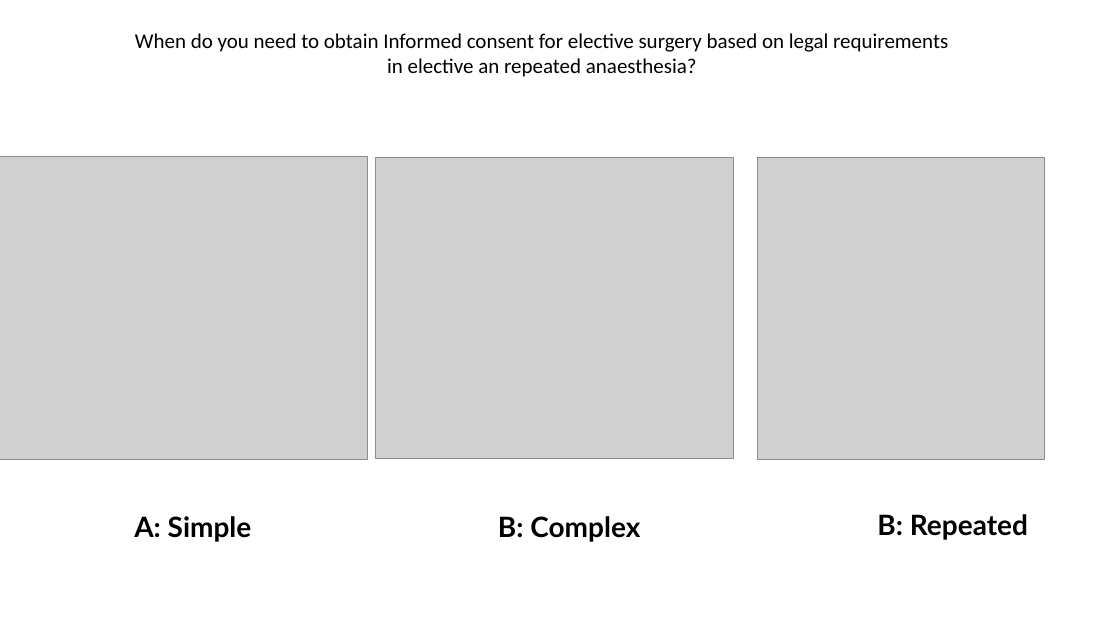
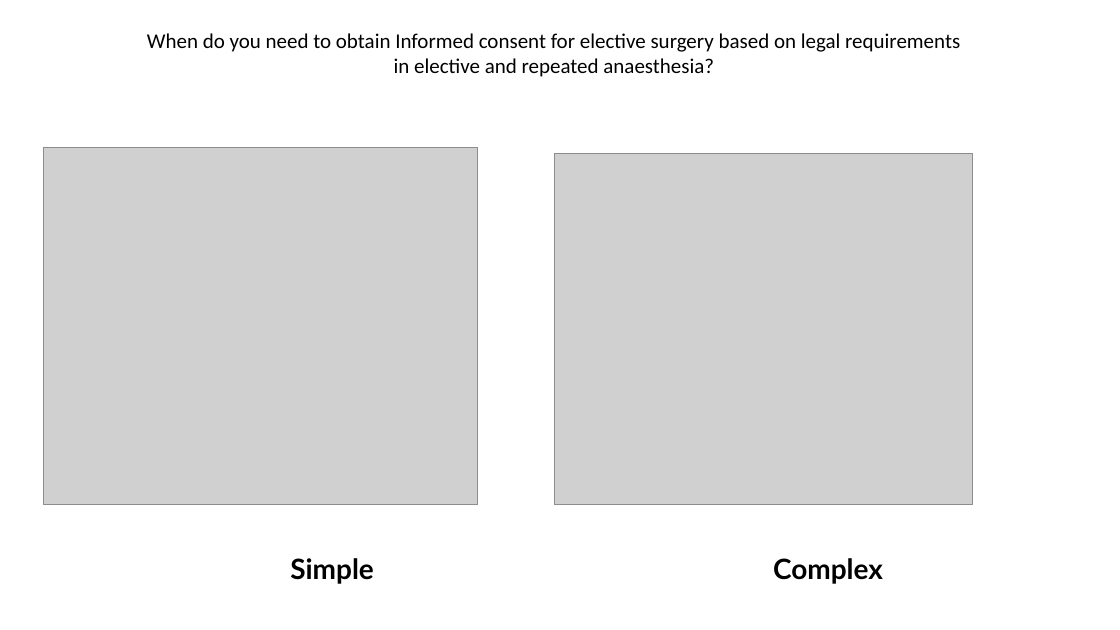
Before and after one commit to GrigorijSchleifer/EJA-ESAIC-survey, a slide deck: slide 3 of Plots.pptx (slide 2 before the commit). Drawn at 1120x630 pixels with LibreOffice and Linux fonts; fonts in the diff are those of the drawing; grey boxes stand for pictures. Boxes give left, top, right and bottom in pixels: in the first picture for what was removed or moved away, otherwise in the second. Text is boxed around its words. In the diff, an @@ line names an element or a change of style, - is before the commit and + after.

```diff
--- a/Plots.pptx
+++ b/Plots.pptx
@@ text at (x1=147, y1=33, x2=960, y2=77): text changed @@
-When do you need to obtain Informed consent for elective surgery based on legal requirements in elective an repeated anaesthesia?
+When do you need to obtain Informed consent for elective surgery based on legal requirements in elective and repeated anaesthesia?
@@ picture resized from (x1=0, y1=156, x2=367, y2=460) to (x1=43, y1=147, x2=477, y2=504) @@
@@ picture resized from (x1=376, y1=157, x2=734, y2=458) to (x1=555, y1=153, x2=972, y2=504) @@
@@ picture removed at (x1=758, y1=157, x2=1044, y2=459) @@
@@ text removed at (x1=877, y1=514, x2=1028, y2=540) @@
-B: Repeated
@@ text at (x1=290, y1=558, x2=374, y2=584): text changed @@
-A: Simple
+Simple
@@ text at (x1=773, y1=558, x2=883, y2=584): text changed @@
-B: Complex
+Complex
```
Also in this commit, not shown: 1 other slide changed.
